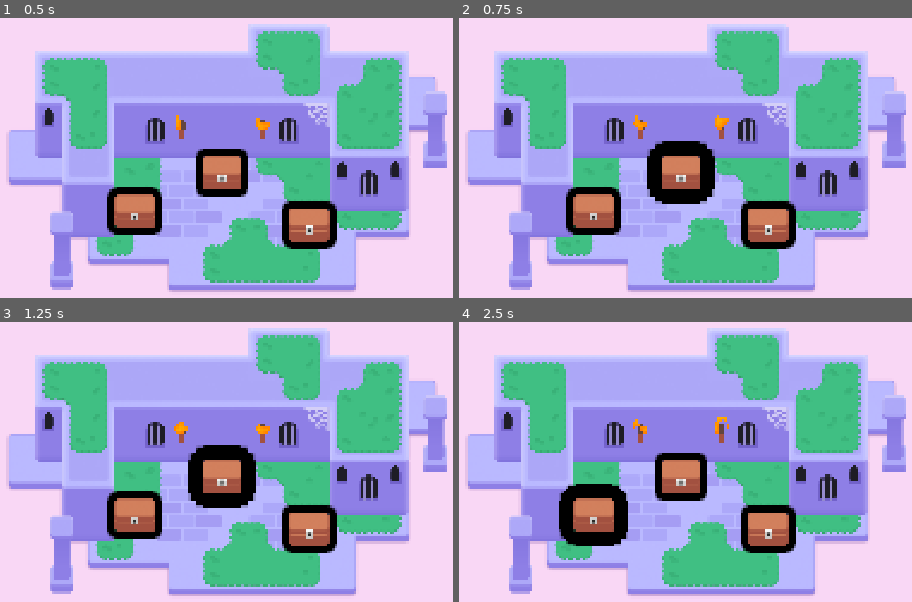
Above: before the commit, frames 1-4 (two rows, left to right).
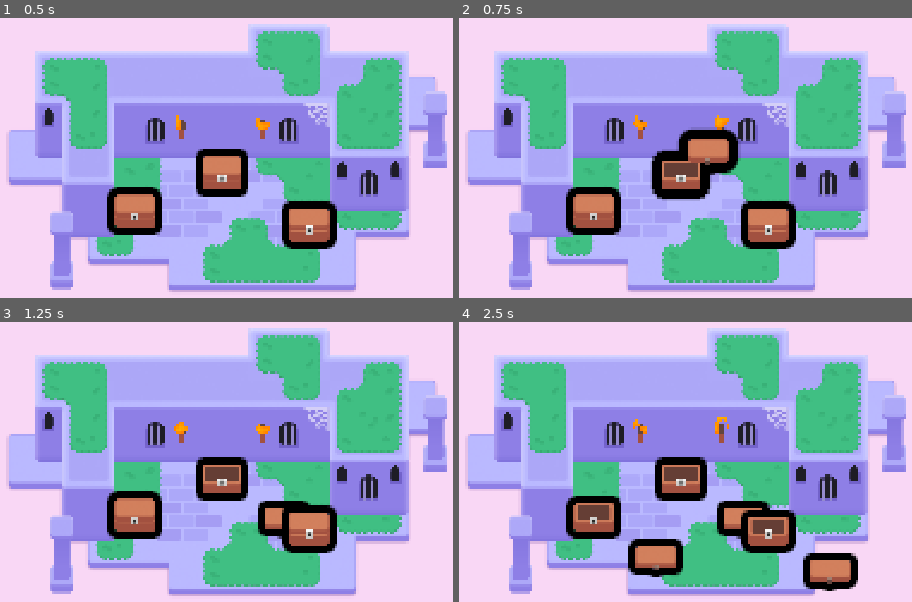
Above: after the commit, the same moments.

Repository: phchainilwong/M6Looting
Game: Godot game, scene res://lessons/mini_dungeon.tscn
Two runs of this game, one before a commit and one after it. Both use one fixed random seed, a clock stepped at 60 frames per second and the inputs below.
Inputs (mouse positions are in pixels of both pictures, inside the frame that each line leads up to):
- Up to frame 1 (0.5 s): no input
- Up to frame 2 (0.75 s): tap Enter at 0.5 s; move the mouse to (680, 172) at 0.52 s; hold D (move_right) from 0.53 s (still down); tap Z at 0.6 s; click (680, 172) at 0.67 s
- Up to frame 3 (1.25 s): keep holding D (move_right); tap Space at 0.77 s
- Up to frame 4 (2.5 s): move the mouse to (767, 529) at 1.27 s; release D (move_right) at 1.28 s; hold S (move_down) 1.28-2.03 s; tap Z at 1.35, 2.1 s; click (767, 529) at 1.42 s; tap Space at 1.52 s; move the mouse to (594, 515) at 2.02 s; hold D (move_right) from 2.03 s (still down); click (594, 515) at 2.17 s

Frame 1 is identical in both runs. In frame 2, 2.9% of the frame differs, in the area x 41-63%, y 38-67%; in frame 3, 2.8%; in frame 4, 7.4%, in the area x 22-89%, y 46-97%.

Commit message:
M6L4 & M6L5

Diff:
--- a/lessons/chest/chest.gd
+++ b/lessons/chest/chest.gd
@@ -2,6 +2,11 @@
 
 @onready var canvas_group: CanvasGroup = $CanvasGroup
 
+@onready var animation_player: AnimationPlayer = $AnimationPlayer
+
+func open() -> void:
+	animation_player.play("open")
+	input_pickable = false
 func _ready() -> void:
 	mouse_entered.connect(_on_mouse_entered)
 	mouse_exited.connect(_on_mouse_exited)
@@ -17,3 +22,13 @@
 func _on_mouse_exited() -> void:
 	var tween := create_tween()
 	tween.tween_method(set_outline_thickness, 6.0, 3.0, 0.08)
+
+func _input_event(viewport: Viewport, event: InputEvent, shape_index: int):
+	var event_is_mouse_click: bool = (
+		event is InputEventMouseButton and
+		event.button_index == MOUSE_BUTTON_LEFT and
+		event.is_pressed()
+	)
+
+	if event_is_mouse_click:
+		open()
--- a/lessons/chest/chest.tscn
+++ b/lessons/chest/chest.tscn
@@ -15,6 +15,42 @@
 shader_parameter/line_color = Color(0, 0, 0, 1)
 shader_parameter/line_thickness = 20.0
 shader_parameter/viewport_scale = Vector2(1, 1)
+
+[sub_resource type="Animation" id="Animation_65g6b"]
+resource_name = "open"
+tracks/0/type = "value"
+tracks/0/imported = false
+tracks/0/enabled = true
+tracks/0/path = NodePath("CanvasGroup/Top:position")
+tracks/0/interp = 1
+tracks/0/loop_wrap = true
+tracks/0/keys = {
+"times": PackedFloat32Array(0, 0.1, 0.2),
+"transitions": PackedFloat32Array(1, 1, 1),
+"update": 0,
+"values": [Vector2(0, -13), Vector2(130, -94), Vector2(149, 100)]
+}
+
+[sub_resource type="Animation" id="Animation_4q7cj"]
+length = 0.001
+tracks/0/type = "value"
+tracks/0/imported = false
+tracks/0/enabled = true
+tracks/0/path = NodePath("CanvasGroup/Top:position")
+tracks/0/interp = 1
+tracks/0/loop_wrap = true
+tracks/0/keys = {
+"times": PackedFloat32Array(0),
+"transitions": PackedFloat32Array(1),
+"update": 0,
+"values": [Vector2(0, -13)]
+}
+
+[sub_resource type="AnimationLibrary" id="AnimationLibrary_1dn1d"]
+_data = {
+&"RESET": SubResource("Animation_4q7cj"),
+&"open": SubResource("Animation_65g6b")
+}
 
 [node name="Chest" type="Area2D"]
 position = Vector2(0, -20)
@@ -39,3 +75,8 @@
 [node name="Lock" type="Sprite2D" parent="CanvasGroup"]
 position = Vector2(0, 9)
 texture = ExtResource("3_65g6b")
+
+[node name="AnimationPlayer" type="AnimationPlayer" parent="."]
+libraries = {
+&"": SubResource("AnimationLibrary_1dn1d")
+}
Not shown: 1 places in lessons/chest/chest.tscn that only renumber resources
